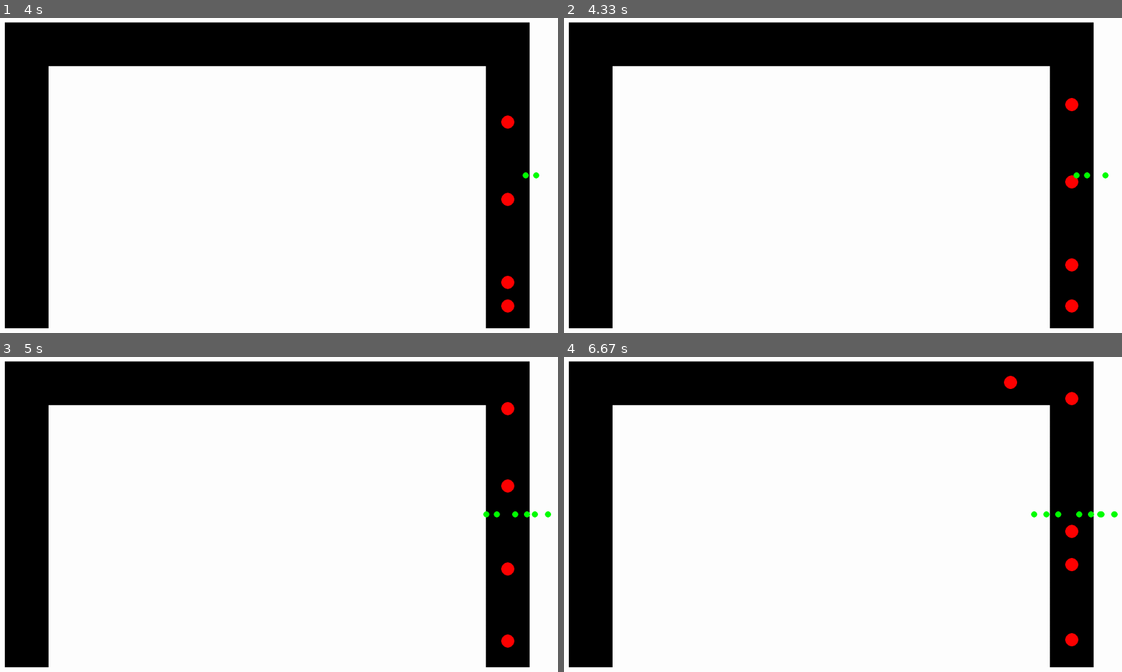
Above: before the commit, frames 1-4 (two rows, left to right).
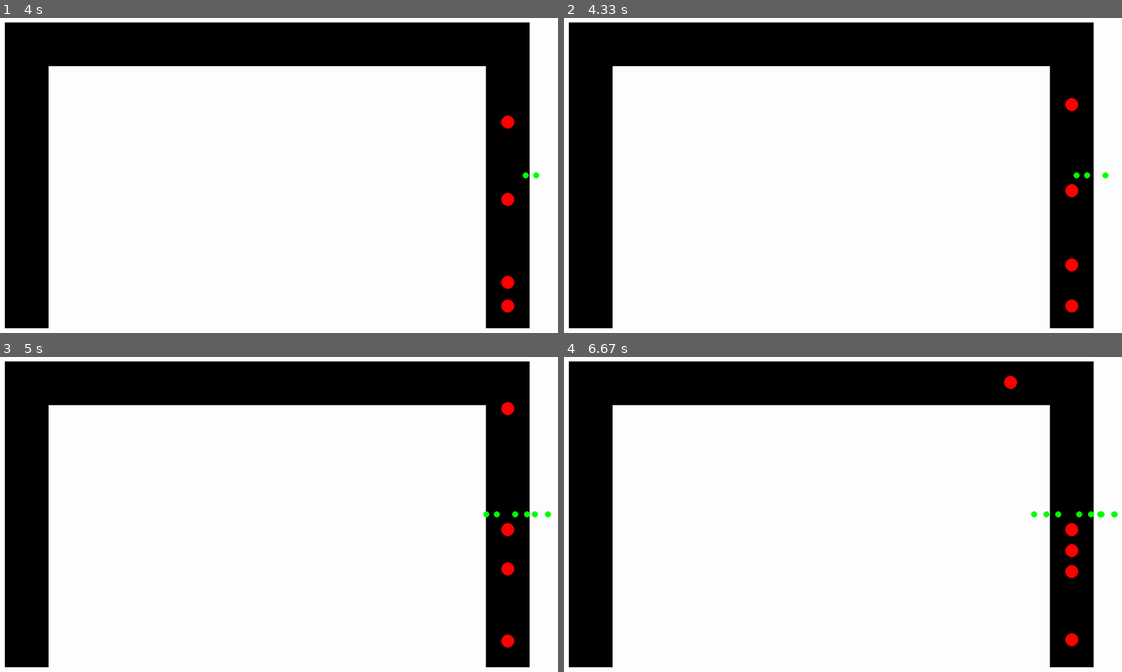
Above: after the commit, the same moments.

Repository: JCoder121/carsim
Game: pygame game, started from files/most_current.py
Same seed, same stepped clock (60 frames per second), same inputs: the game is played once before the commit and once after it.
Inputs (mouse positions are in pixels of both pictures, inside the frame that each line leads up to):
- Up to frame 1 (4 s): click (273, 184) at 0.38 s; tap Enter at 0.67 s; click (284, 62) at 2.05 s; tap Space at 3.33 s; click (435, 153) at 3.72 s
- Up to frame 2 (4.33 s): tap Space at 4.07 s
- Up to frame 3 (5 s): tap Space at 4.37, 4.57, 4.9 s
- Up to frame 4 (6.67 s): tap Space at 5.2, 5.73, 6.03, 6.3, 6.63 s; click (865, 511) at 5.38 s

Frame 1 is identical in both runs. In frame 2, 0.1% of the frame differs, in the area x 89-93%, y 49-57%; in frame 3, 0.2%; in frame 4, 0.3%, in the area x 89-93%, y 11-71%.

Commit message:
Update most_current.py

Diff:
--- a/files/most_current.py
+++ b/files/most_current.py
@@ -34,6 +34,7 @@
 ACCEL = 0.03
 RANDOMPARAM = 25
 INFRONT = 35
+SWEEP = 20
 WAITTIME = 1000
 #change dt for acceleration change, bigger = faster accel
 dt = 0.008
@@ -91,32 +92,37 @@
     def detect(self, detect_var):
         #left
         if detect_var == 0:
-            for infront in range(20,INFRONT):
-                    value3 = screen.get_at((int(self.x), int(self.y)+infront))
-
-                    if (value3 == RED) or (value3 == GREEN):
-                        self.accel_bool = False
-                        #ball.decelerate(2)
-                        self.stop()
+            for sweep in range(-SWEEP, SWEEP):
+                for infront in range(20,INFRONT):
+                        value3 = screen.get_at((int(self.x)+sweep, int(self.y)+infront))
+
+                        if (value3 == RED) or (value3 == GREEN):
+                            self.accel_bool = False
+                            #ball.decelerate(2)
+                            self.stop()
 
         #right
         elif detect_var == 1:
-            for infront in range(20, INFRONT):
-                        value1 = screen.get_at((int(self.x), int(self.y)-infront))
-                        if (value1 == RED) or (value1 == GREEN):
-                            self.accel_bool = False
-                            #ball.decelerate(0)
-                            self.stop()
+            for sweep in range(-SWEEP, SWEEP):
+                for infront in range(20, INFRONT):
+                            value1 = screen.get_at((int(self.x)+sweep, int(self.y)-infront))
+                            if (value1 == RED) or (value1 == GREEN):
+                                self.accel_bool = False
+
+                                self.stop()
 
         #top
         elif detect_var == 2:
-            for infront in range(20, INFRONT):
-                        value2 = screen.get_at(((int(self.x)-infront), int(self.y)))
-
-                        if (value2 == RED) or (value2 == GREEN):
-                            self.accel_bool = False
-                            #ball.decelerate(1)
-                            self.stop()
+            #sweep allows for it to be a rectangle object detection
+
+                for infront in range(20, INFRONT):
+                    for sweep in range(-SWEEP, SWEEP):
+                            value2 = screen.get_at(((int(self.x)-infront), int(self.y) + sweep))
+
+                            if (value2 == RED) or (value2 == GREEN):
+                                self.accel_bool = False
+                                #ball.decelerate(1)
+                                self.stop()
 
         return self.accel_bool
 
@@ -324,11 +330,13 @@
             '''
 
         #random car spawn
+        '''
         x = random.randint(1,RANDOMPARAM)
         #check if random match and there is a ball above
         if (x==3) and (ball.y < 680):
             ball = make_ball()
             ball_list.append(ball)
+        '''
 
 
         #random pedestrian spawn
@@ -349,14 +357,10 @@
 
 
             if ball.x < 155 and ball.y > 90:
-                '''
-                if ball.drop_val == 1:
-                    ball.drop_off(drop_val)
-                '''
+
                 #see if ball is on left side, will go down
-                #get value above detect and use that
+
                 ball.detect(0)
-
 
                 if ball.accel_bool:
                     ball.accelerate(2)
@@ -426,7 +430,6 @@
                 pygame.draw.circle(screen, RED, [int(ball.x), int(ball.y)], BALL_SIZE)
 
 
-
         for person in person_list:
             pygame.draw.circle(screen, GREEN, [int(person.x), int(person.y)], 7)
 
